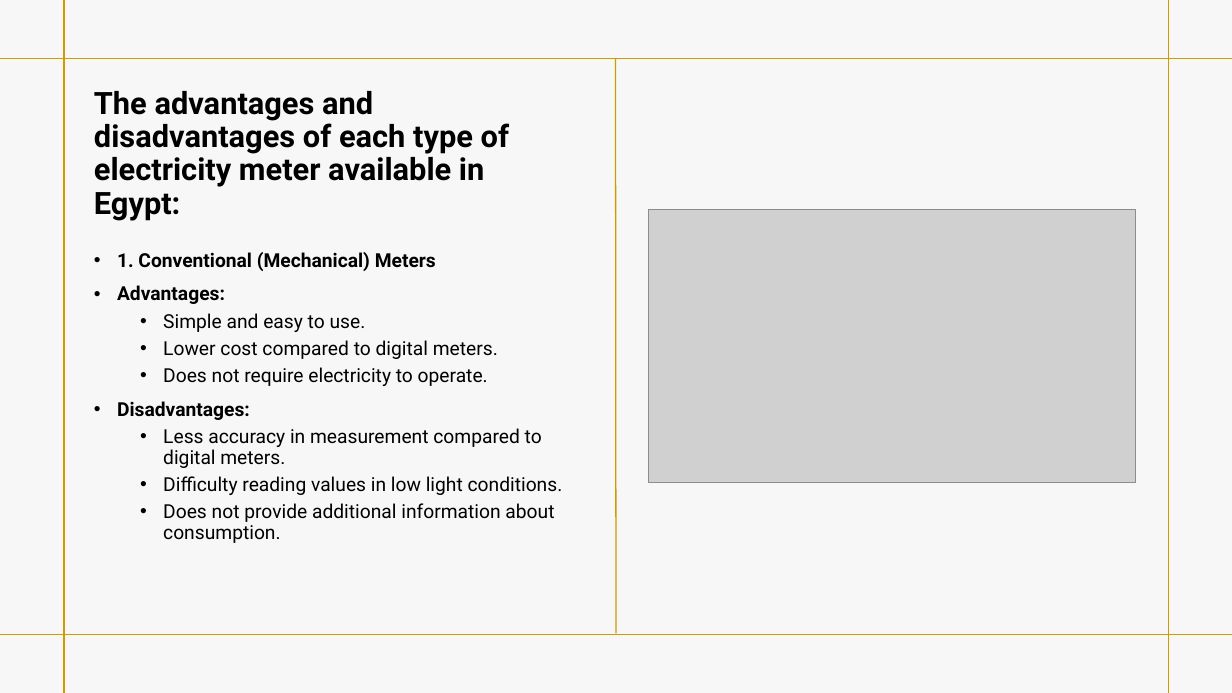
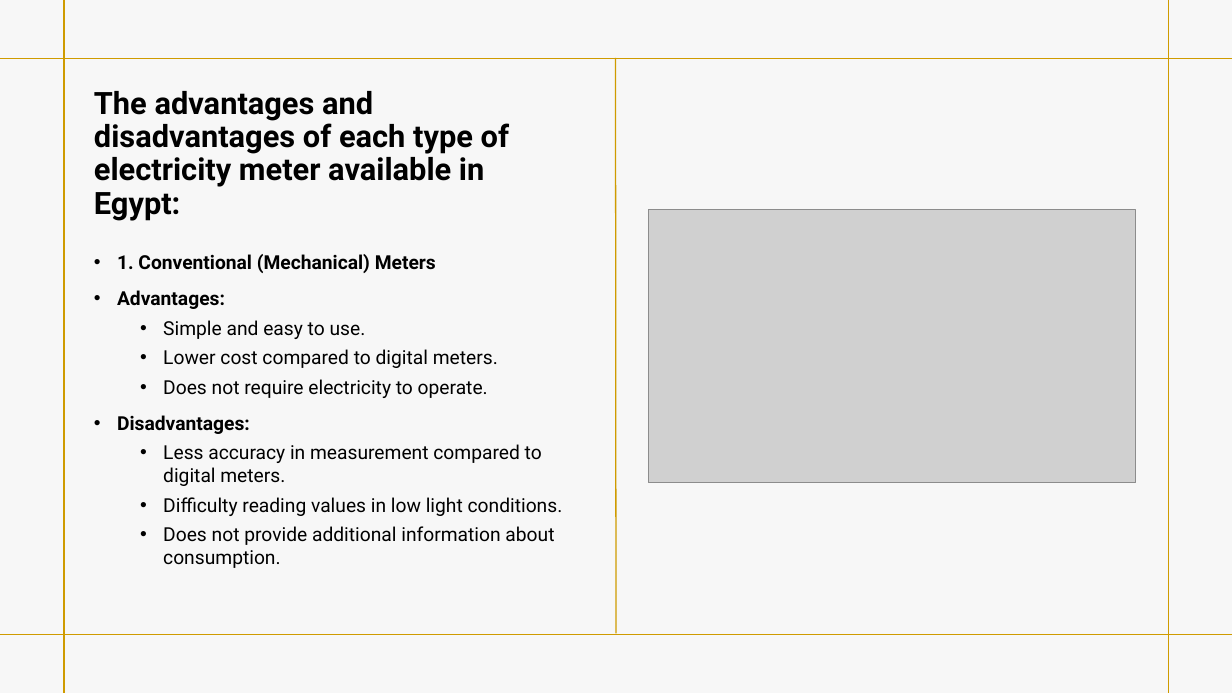
Before and after one commit to Joseph-George1/College_projects, a slide deck: slide 6 of el project.pptx. Drawn at 1232x693 pixels with LibreOffice and Linux fonts; fonts in the diff are those of the drawing; grey boxes stand for pictures. Boxes give left, top, right and bottom in pixels: in the first picture for what was removed or moved away, otherwise in the second. Text is boxed around its words. In the diff, an @@ line names an element or a change of style, - is before the commit and + after.

```diff
--- a/el project.pptx
+++ b/el project.pptx
@@ text "1. Conventional (Mechanical) Meters" at <box>117,254,563,568</box>: line spacing 0.9 to 1 @@
```
Also in this commit, not shown: 1 other slide changed, 2 slides added.
